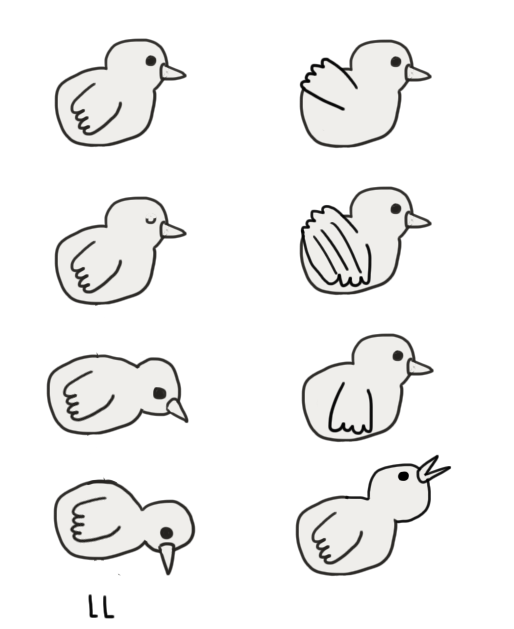
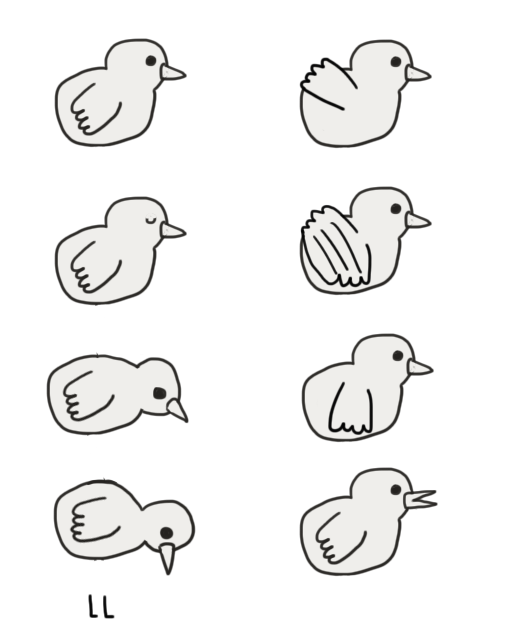
Layer changes from the first 514×629 image to the second:
renamed "Layer 16" to "Layer 22", showed it, painted on it over (96, 454, 439, 577)
removed layer "Layer 21" over (96, 454, 452, 577)
painted on "Layer 14" over (96, 457, 449, 575)
